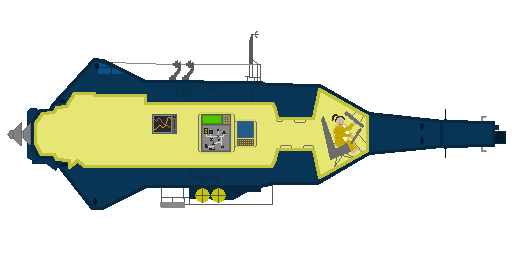
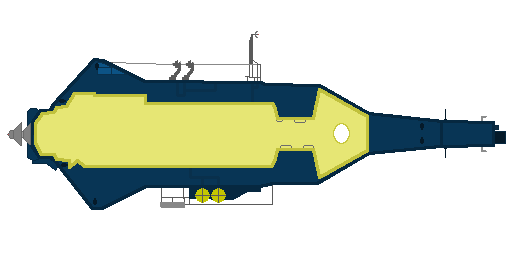
Two versions of the same layered image (w=512, h=256). Layer-by-layer changes:
removed layer "natlya_sitting_test" over (332, 114, 359, 154)
removed layer "Panels" over (152, 114, 254, 152)
painted on "Internal Details" over (198, 111, 366, 167)
